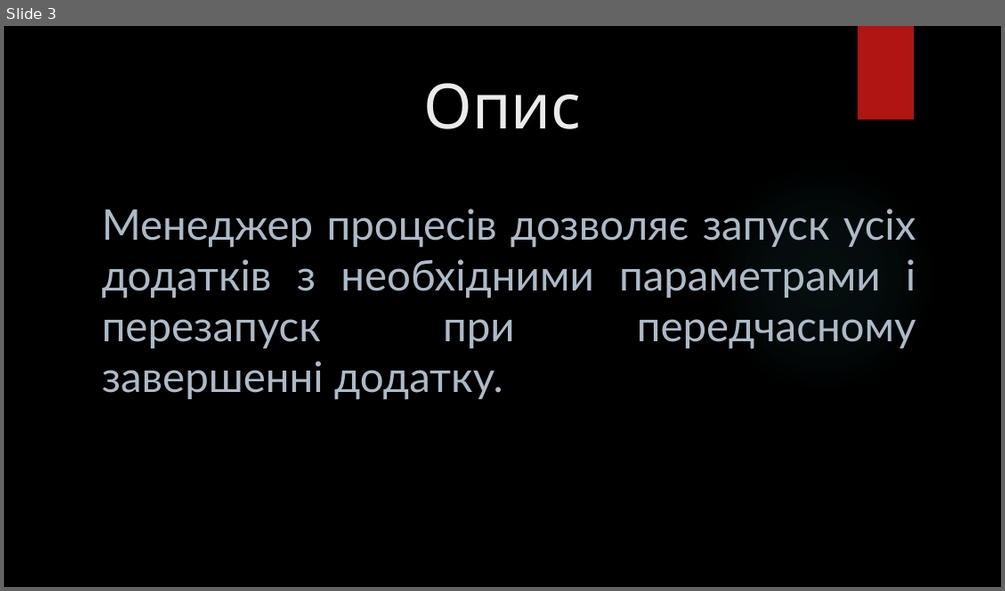
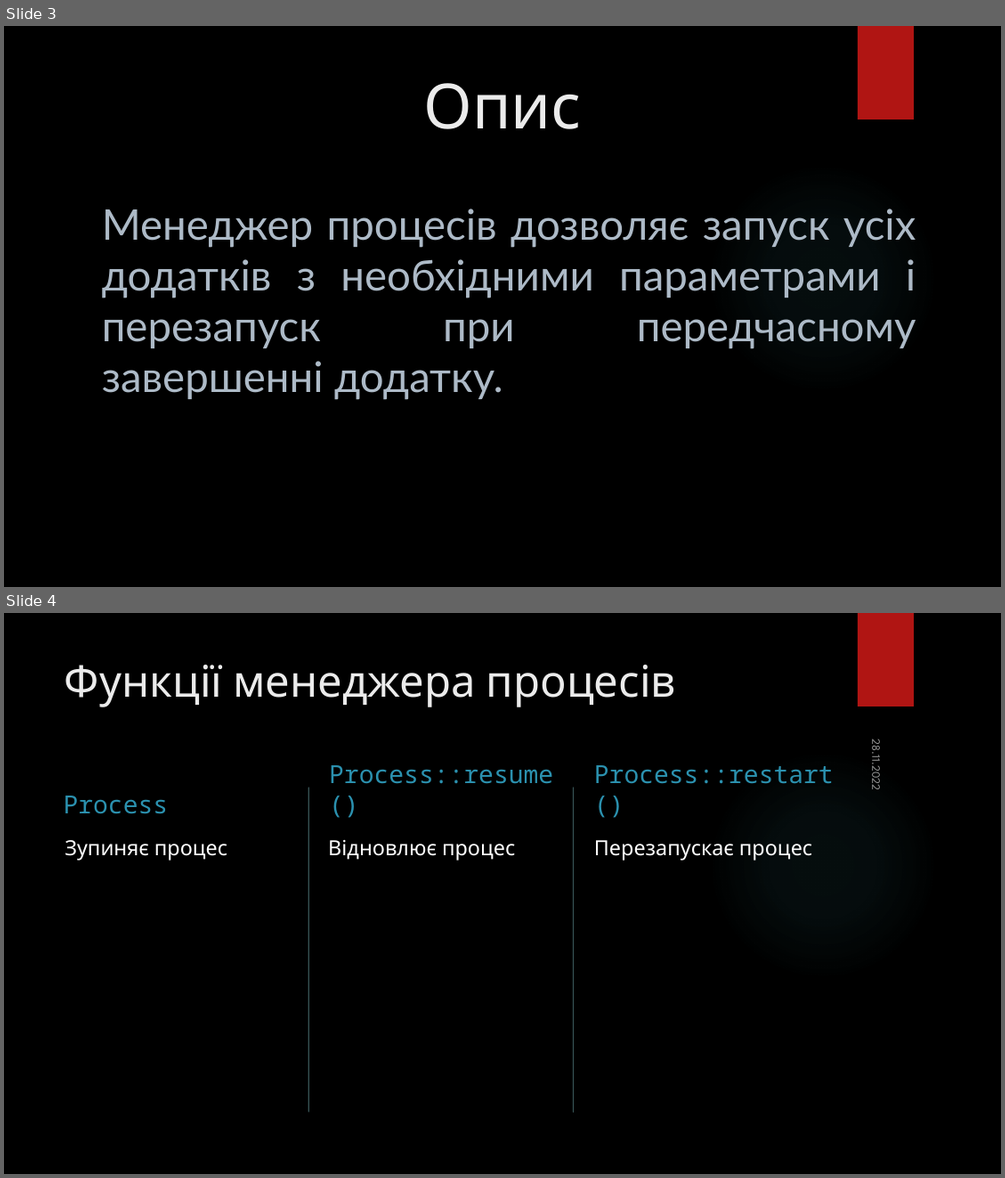
Before and after one commit to Vasyl24/process-manager, a slide deck: presentation/process-manager.pptx. Shown one above the other, each under a label of ours: slide 3 before the commit, slides 3 and 4 after it. The pictures are 1005x591 and 1005x1178 pixels, drawn with LibreOffice and Linux fonts; fonts in the diff are those of the drawing; background and template pictures are left out. Boxes give left, top, right and bottom in pixels: in the first picture for what was removed or moved away, otherwise in the second. Text is boxed around its words. In the diff, an @@ line names an element or a change of style, - is before the commit and + after.

```diff
--- a/presentation/process-manager.pptx
+++ b/presentation/process-manager.pptx
@@ slide 4 added at (4, 613, 1001, 1174), background picture (left out); not listed: 2 template elements that a slide beside it also shows @@
@@ title added at (65, 665, 676, 707), 42 pt, text #EBEBEB @@
+Функції менеджера процесів
@@ text added at (868, 743, 885, 789), 11 pt, text #FFFFFF at 60% opacity @@
+28.11.2022
@@ text added at (329, 765, 553, 784), 24 pt, text #2B91AF @@
+Process::resume()
@@ text added at (594, 765, 833, 784), 24 pt, text #2B91AF @@
+Process::restart()
@@ text added at (64, 795, 288, 814), 24 pt, text #000000 @@
+Process::stop()
@@ line added from (308, 787) to (308, 1111), #8AD0D6 1 pt @@
@@ line added from (573, 787) to (573, 1111), #8AD0D6 1 pt @@
@@ text added at (65, 840, 227, 860), 20 pt, text #FFFFFF @@
+Зупиняє процес
@@ text added at (328, 840, 515, 860), 20 pt, text #FFFFFF @@
+Відновлює процес
@@ text added at (594, 840, 812, 860), 20 pt, text #FFFFFF @@
+Перезапускає процес
```
Also in this commit, not shown: 1 slide changed, 1 other slide added, 1 other file.
